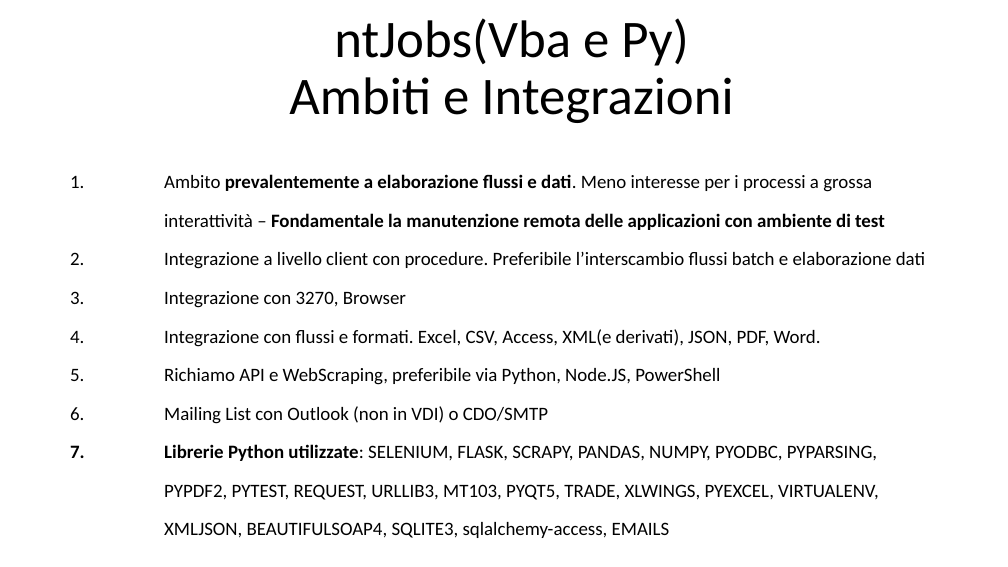
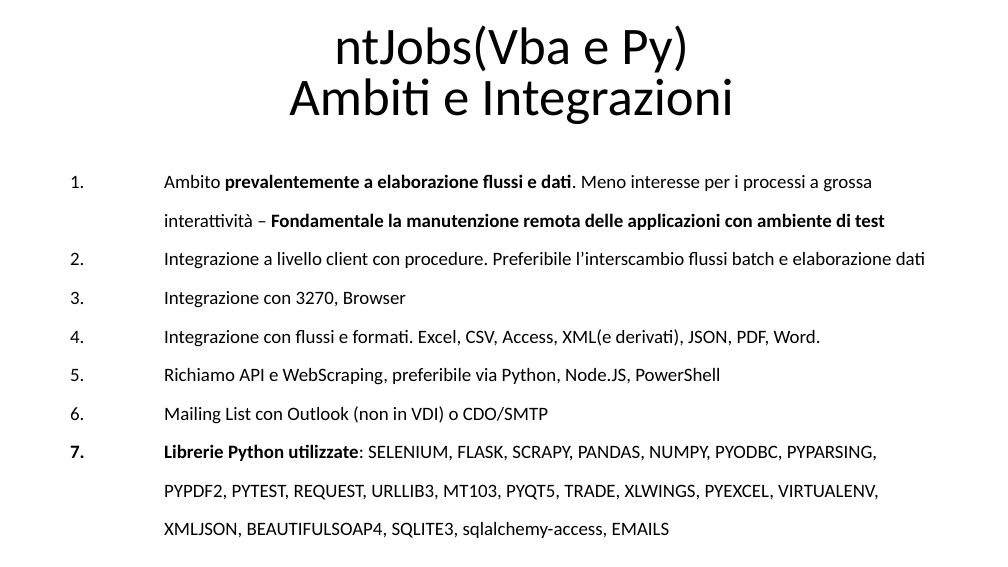
Before and after one commit to ntgcorp/ntJobsOS, a slide deck: slide 20 of ntjobs_white_paper_it.pptx (slide 21 before the commit). Drawn at 1008x567 pixels with LibreOffice and Linux fonts; fonts in the diff are those of the drawing. Boxes give left, top, right and bottom in pixels: in the first picture for what was removed or moved away, otherwise in the second. Text is boxed around its words. In the diff, an @@ line names an element or a change of style, - is before the commit and + after.

```diff
--- a/ntjobs_white_paper_it.pptx
+++ b/ntjobs_white_paper_it.pptx
@@ text "ntJobs(Vba e Py) Ambiti e ..." at (289,25,733,124): line spacing 0.9 to 0.8 @@
```
Also in this commit, not shown: 11 other slides changed, 16 slides added, 1 slide removed, 8 other files.
